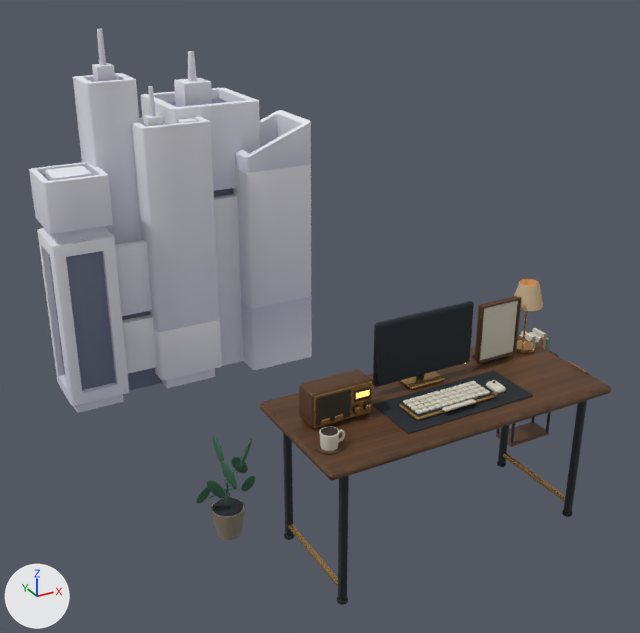
One commit to the glTF model public/desk/models/variants/desk-studio-mobile.glb: the scene before it, then after it.
Camera for both pictures: a 50 mm lens placed at (-15.6, -17.1, 15.7), pointed at (-0.7, 10.1, 2.1). The axes (+X, +Y, +Z) are drawn at lower left. The lights are the same throughout. The picture after the commit comes second. Where no turn or scale is listed for an object, it has been applied to the vertices. Vertices at exactly the same position are counted once.

Objects in the first picture: 'CityBuilding01__00', 'CityBuilding02__00', 'CityBuilding03__00', 'CityBuilding04__00', 'CityBuilding05__00', 'Computer__finish', 'Desk__finish', 'KeyboardKey__finish', 'PhotoDisplay__finish', 'Radio__finish', 'Scenery__finish' and 2 more.
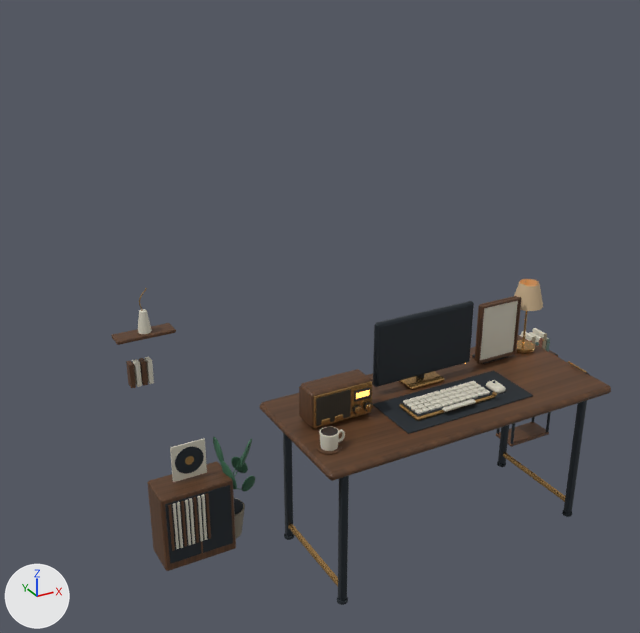
Patch to the scene script:
```diff
--- a/public/desk/models/variants/desk-studio-mobile.glb.py
+++ b/public/desk/models/variants/desk-studio-mobile.glb.py
@@ me_cube_106 @@
 # used by ob_scenery__finish; location = (5.98, 6.25, 0.71)
-me_cube_106.from_pydata(...)  # 2312 vertices, 4436 faces; spans x -13.31..1.67, y -0.98..1.13, z -4.09..0.63
+me_cube_106.from_pydata(...)  # 3158 vertices, 6028 faces; spans x -15.18..1.67, y -1.1..1.78, z -4.09..4.8
+# me_cube_106 part 1: the loose piece of 24 vertices spanning x -0.07..0.07, y -0.32..0.32, z -0.36..0.36 is copied, and the copy is scaled about its middle by (1.08, 0.487, 1.16), then moved by (-14.55, 1.5, 1.97); it spans x -14.62..-14.47, y 1.34..1.66, z 1.56..2.38
+# me_cube_106 part 2: the loose piece of 24 vertices spanning x -0.07..0.07, y -0.32..0.32, z -0.36..0.36 is copied, and the copy is scaled about its middle by (1.08, 0.487, 1.16), then moved by (-14.15, 1.5, 1.97); it spans x -14.22..-14.07, y 1.34..1.66, z 1.56..2.38
+# me_cube_106 part 3: the loose piece of 24 vertices spanning x -0.07..0.07, y -0.32..0.32, z -0.36..0.36 is copied, and the copy is scaled about its middle by (1.08, 0.487, 1.16), then moved by (-14.75, 1.5, 1.97), in mat_desk___oiled_walnut (picture img_oiled_walnut); it spans x -14.82..-14.68, y 1.34..1.66, z 1.56..2.38
+# me_cube_106 part 4: the loose piece of 24 vertices spanning x -0.07..0.07, y -0.32..0.32, z -0.36..0.36 is copied, and the copy is scaled about its middle by (1.08, 0.487, 1.16), then moved by (-14.35, 1.5, 1.97), in mat_desk___oiled_walnut (picture img_oiled_walnut); it spans x -14.43..-14.28, y 1.34..1.66, z 1.56..2.38
+# me_cube_106 part 5: the loose piece of 96 vertices spanning x -12.8..-11.76, y -0.47..0.57, z -3.04..-3.02 is copied, and the copy is turned 90 degrees about the x axis through its middle and scaled by 0.288, then moved by (-1.38, -0.41, 2.52), in mat_desk___brushed_brass (orange #bc9359); it spans x -13.81..-13.51, y -0.37..-0.36, z -0.66..-0.36
+# me_cube_106 part 6: the loose piece of 96 vertices spanning x -12.8..-11.76, y -0.47..0.57, z -3.04..-3.02 is copied, and the copy is turned 90 degrees about the x axis through its middle and scaled by 0.923, then moved by (-1.38, -0.4, 2.52); it spans x -14.14..-13.18, y -0.36..-0.34, z -0.99..-0.03
+# me_cube_106 part 7: 336 vertices added at x -14.91..-12.45, y -1.1..0.3, z -3.99..0.1
+# me_cube_106 part 8: 222 vertices added at x -15.18..-13.28, y 1.16..1.78, z 3.23..4.8
 me_cube_106.materials.append(mat_desk___ivory_polymer)
@@ ob_citybuilding01__00 @@
-ob_citybuilding01__00 = bpy.data.objects.new('CityBuilding01__00', me_citybuilding01__geometry_00)
-ob_citybuilding01__00.location = (-7.8, 17.5, -3.1)
@@ ob_citybuilding02__00 @@
-ob_citybuilding02__00 = bpy.data.objects.new('CityBuilding02__00', me_citybuilding02__geometry_00)
-ob_citybuilding02__00.location = (-5.7, 18.7, -3.1)
@@ ob_citybuilding03__00 @@
-ob_citybuilding03__00 = bpy.data.objects.new('CityBuilding03__00', me_citybuilding03__geometry_00)
-ob_citybuilding03__00.location = (-3.6, 17.9, -3.1)
@@ ob_citybuilding04__00 @@
-ob_citybuilding04__00 = bpy.data.objects.new('CityBuilding04__00', me_citybuilding04__geometry_00)
-ob_citybuilding04__00.location = (-1.4, 19.6, -3.1)
@@ ob_citybuilding05__00 @@
-ob_citybuilding05__00 = bpy.data.objects.new('CityBuilding05__00', me_citybuilding05__geometry_00)
-ob_citybuilding05__00.location = (0.9, 18.0, -3.1)
```

Changed parts and their boxes [x1, y1, x2, y2] in the pictures (640 x 633 px):
'CityBuilding03__00', deleted
    before: [132, 86, 222, 388]
'CityBuilding01__00', deleted
    before: [29, 162, 129, 413]
'CityBuilding05__00', deleted
    before: [233, 110, 312, 370]
'CityBuilding02__00', deleted
    before: [73, 29, 162, 391]
'Scenery__finish', reshaped (24% wider, 33% taller)
    before: [197, 328, 558, 540]
    after: [111, 288, 558, 571]
'CityBuilding04__00', deleted
    before: [141, 51, 260, 366]
part 1 of me_cube_106, added
    after: [132, 359, 142, 387]
part 2 of me_cube_106, added
    after: [145, 356, 154, 384]
part 3 of me_cube_106, added
    after: [126, 360, 136, 388]
part 4 of me_cube_106, added
    after: [139, 358, 148, 385]
part 5 of me_cube_106, added
    after: [185, 456, 194, 465]
part 6 of me_cube_106, added (black)
    after: [175, 446, 204, 474]
part 7 of me_cube_106, added
    after: [148, 438, 236, 571]
part 8 of me_cube_106, added
    after: [111, 288, 176, 345]
